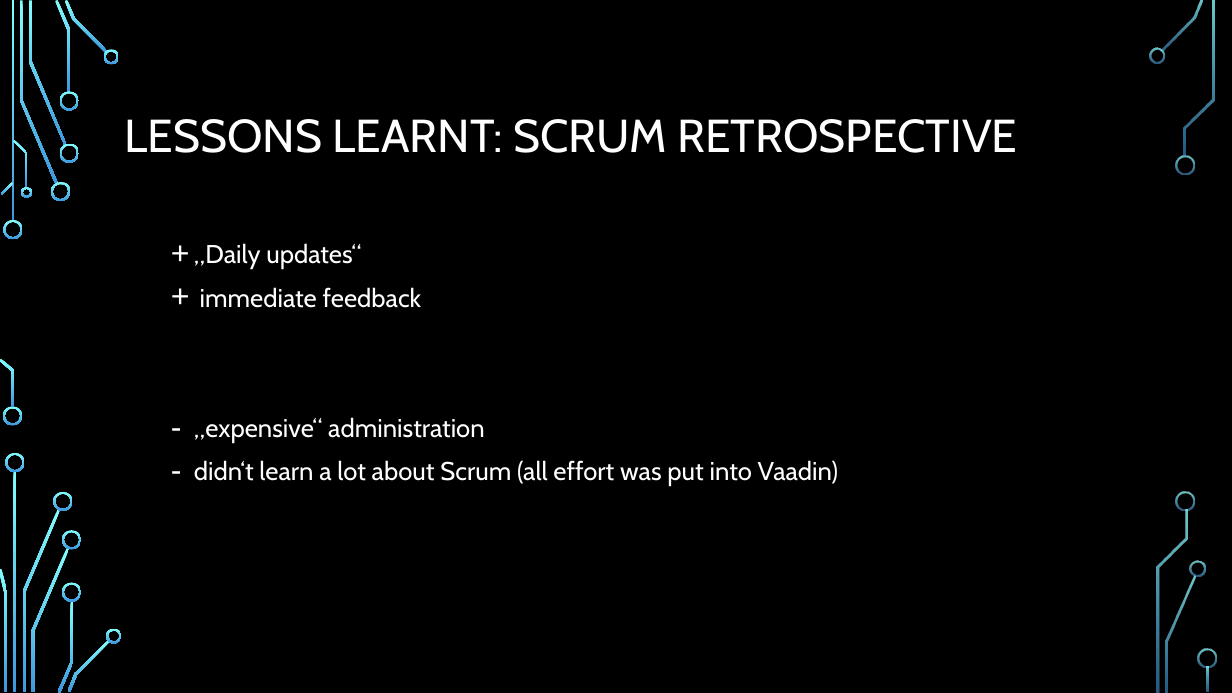
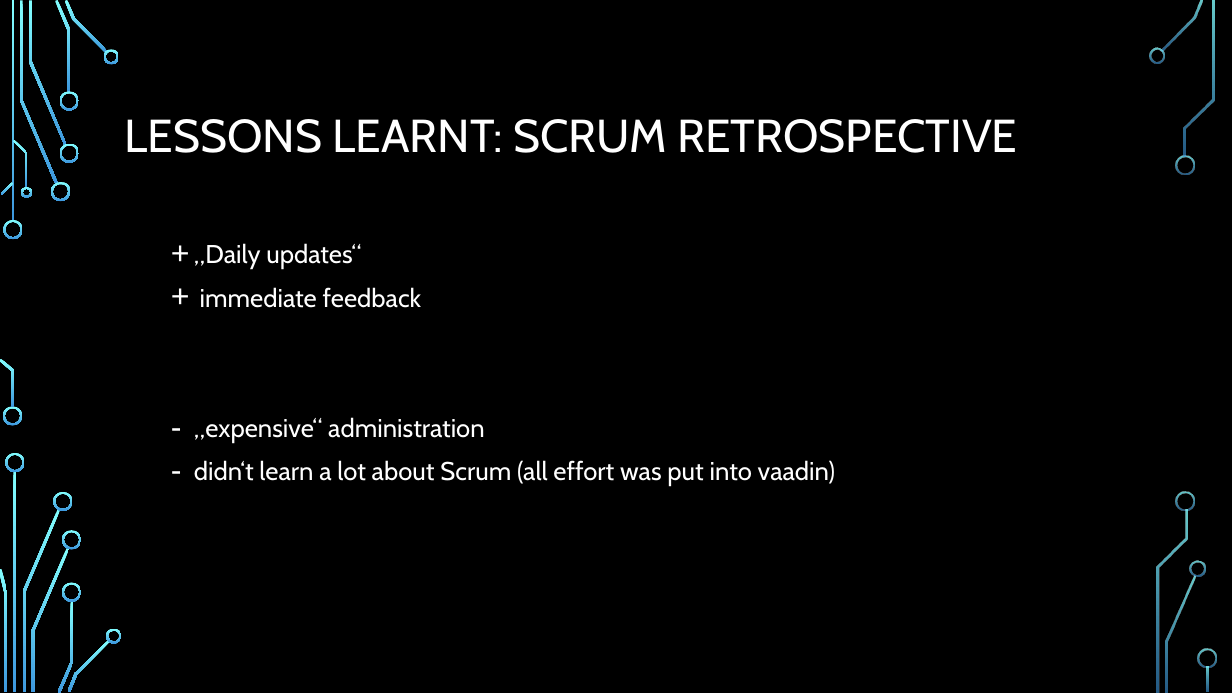
Before and after one commit to BurningBadger/ch.bfh.bti7081.s2016.blue, a slide deck: slide 10 of doc/task14/final_presentation.pptx. Drawn at 1232x693 pixels with LibreOffice and Linux fonts; fonts in the diff are those of the drawing; background and template pictures are left out. Boxes give left, top, right and bottom in pixels: in the first picture for what was removed or moved away, otherwise in the second. Text is boxed around its words. In the diff, an @@ line names an element or a change of style, - is before the commit and + after.

```diff
--- a/doc/task14/final_presentation.pptx
+++ b/doc/task14/final_presentation.pptx
@@ text at (194,460,835,486): text changed @@
-  – didn‘t learn a lot about Scrum (all effort was put into Vaadin)
+  – didn‘t learn a lot about Scrum (all effort was put into vaadin)
```
Also in this commit, not shown: 3 other slides changed, 1 slide removed.
